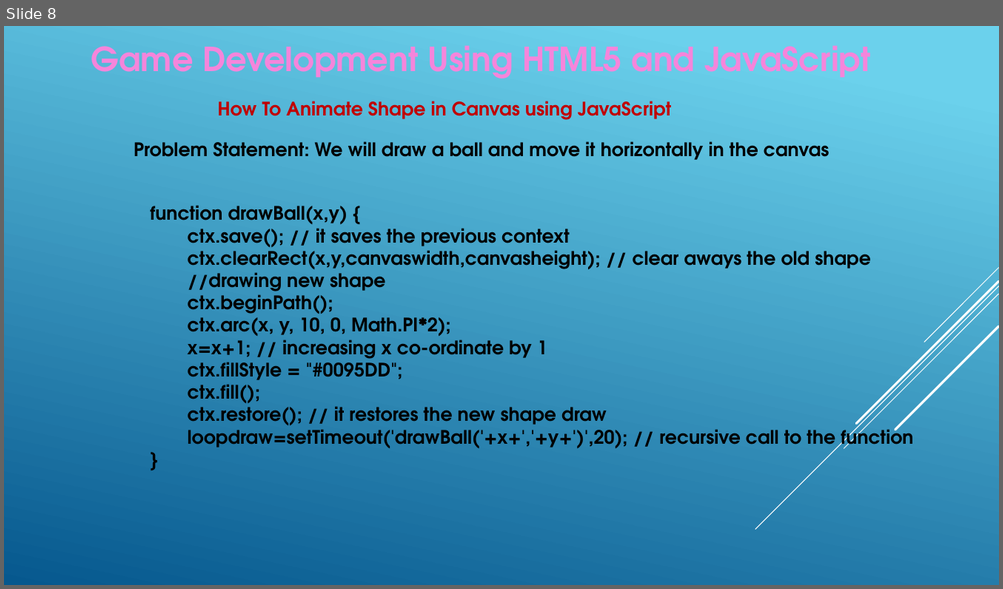
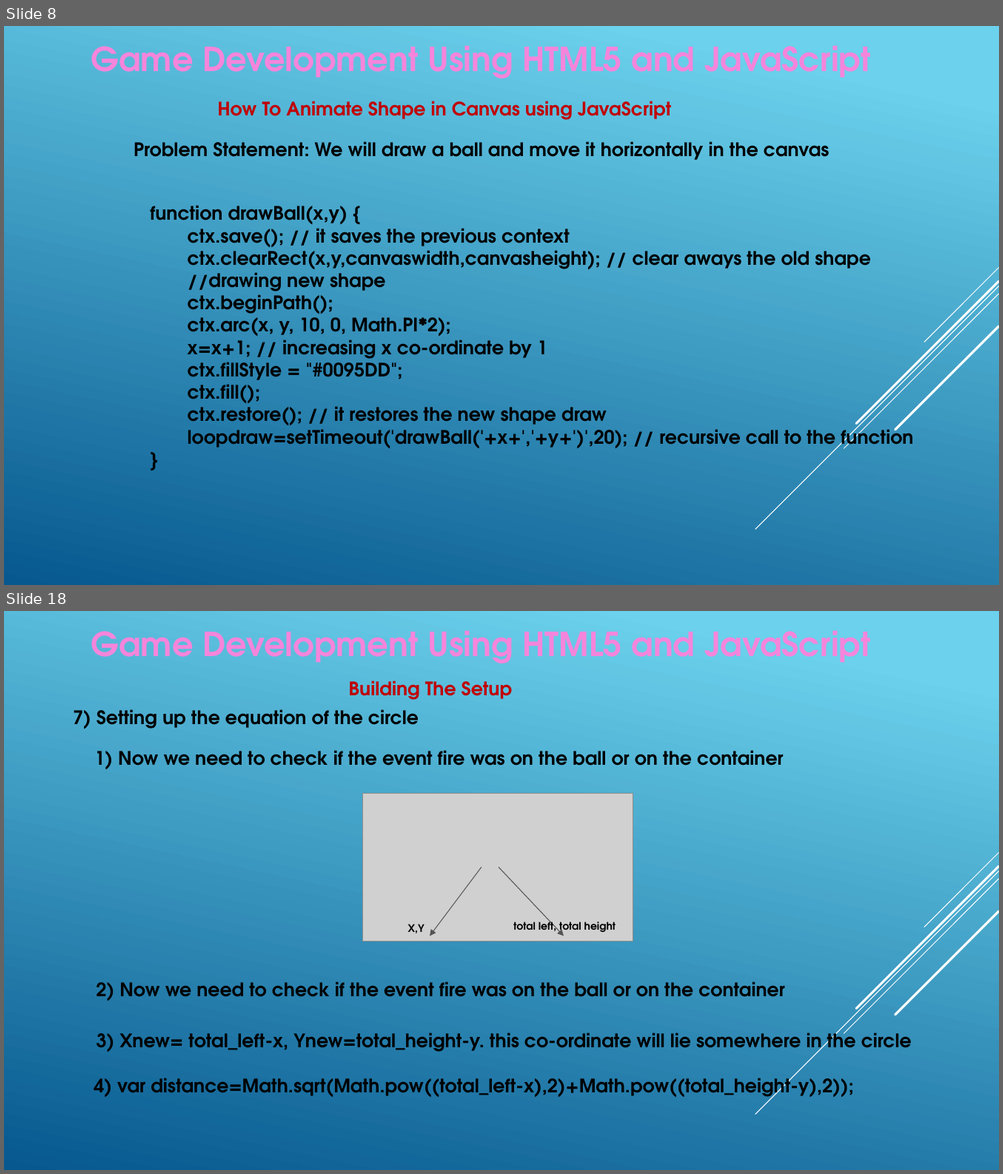
Before and after one commit to alok001/GameDevelopmentJS, a slide deck: GameDevelopment_Session.pptx. Shown one above the other, each under a label of ours: slide 8 before the commit, slides 8 and 18 after it; the slides between them are not shown. The pictures are 1003x589 and 1003x1174 pixels, drawn with LibreOffice and Linux fonts; fonts in the diff are those of the drawing; grey boxes stand for pictures. Boxes give left, top, right and bottom in pixels: in the first picture for what was removed or moved away, otherwise in the second. Text is boxed around its words. In the diff, an @@ line names an element or a change of style, - is before the commit and + after.

Commit message:
latest game is here

```diff
--- a/GameDevelopment_Session.pptx
+++ b/GameDevelopment_Session.pptx
@@ slide 18 added at bbox=[4, 611, 999, 1170], background gradient #6ED2EB to #06588E; not listed: 5 template elements that a slide beside it also shows @@
@@ text added at bbox=[91, 630, 871, 664], 32 pt, text #F585DB, bold @@
+Game Development Using HTML5 and JavaScript
@@ text added at bbox=[349, 681, 512, 700], 18 pt, text #C00000, bold @@
+Building The Setup
@@ text added at bbox=[73, 709, 418, 729], 18 pt, text #000000, bold @@
+7) Setting up the equation of the circle
@@ text added at bbox=[94, 750, 783, 769], 18 pt, text #000000, bold @@
+1) Now we need to check if the event fire was on the ball or on the container
@@ picture added at bbox=[362, 794, 632, 942] @@
@@ arrow added from (481, 868) to (430, 937), #000000 0.75 pt @@
@@ arrow added from (498, 868) to (563, 937), #000000 0.75 pt @@
@@ text added at bbox=[513, 919, 615, 935], 10 pt, text #000000, bold @@
+total left, total height
@@ text added at bbox=[408, 924, 424, 934], 10 pt, text #000000, bold @@
+X,Y
@@ text added at bbox=[96, 982, 785, 1001], 18 pt, text #000000, bold @@
+2) Now we need to check if the event fire was on the ball or on the container
@@ text added at bbox=[96, 1028, 911, 1056], 18 pt, text #000000, bold @@
+3) Xnew= total_left-x, Ynew=total_height-y. this co-ordinate will lie somewhere in the circle
@@ text added at bbox=[94, 1072, 853, 1100], 18 pt, text #000000, bold @@
+4) var distance=Math.sqrt(Math.pow((total_left-x),2)+Math.pow((total_height-y),2));
```
Also in this commit, not shown: 1 slide changed, 11 other slides added.
